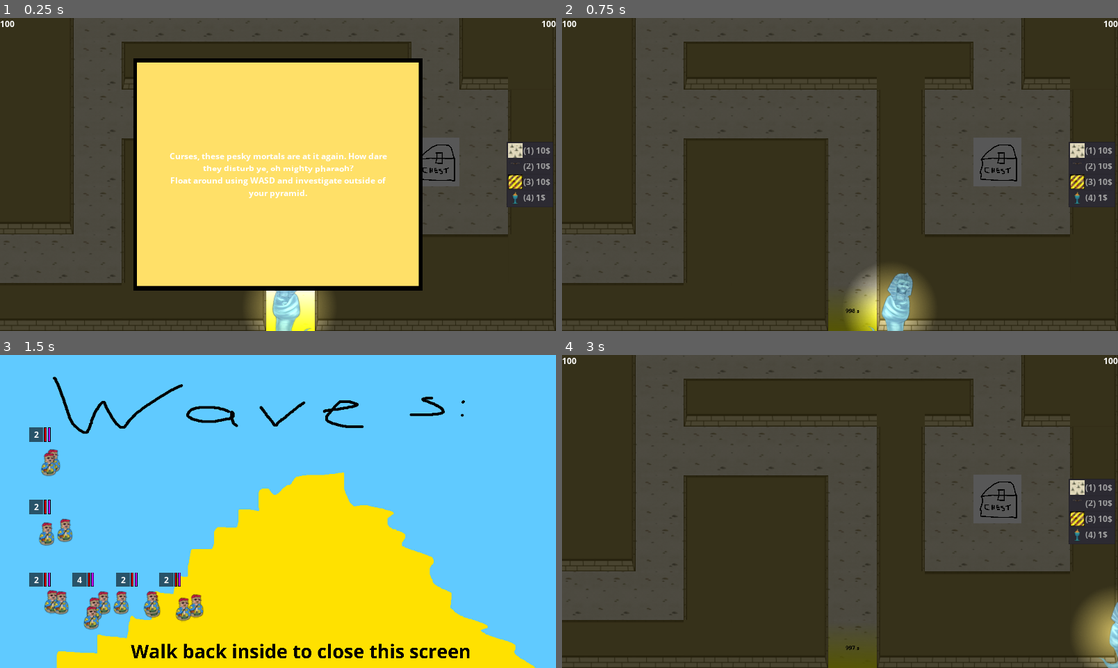
Above: before the commit, frames 1-4 (two rows, left to right).
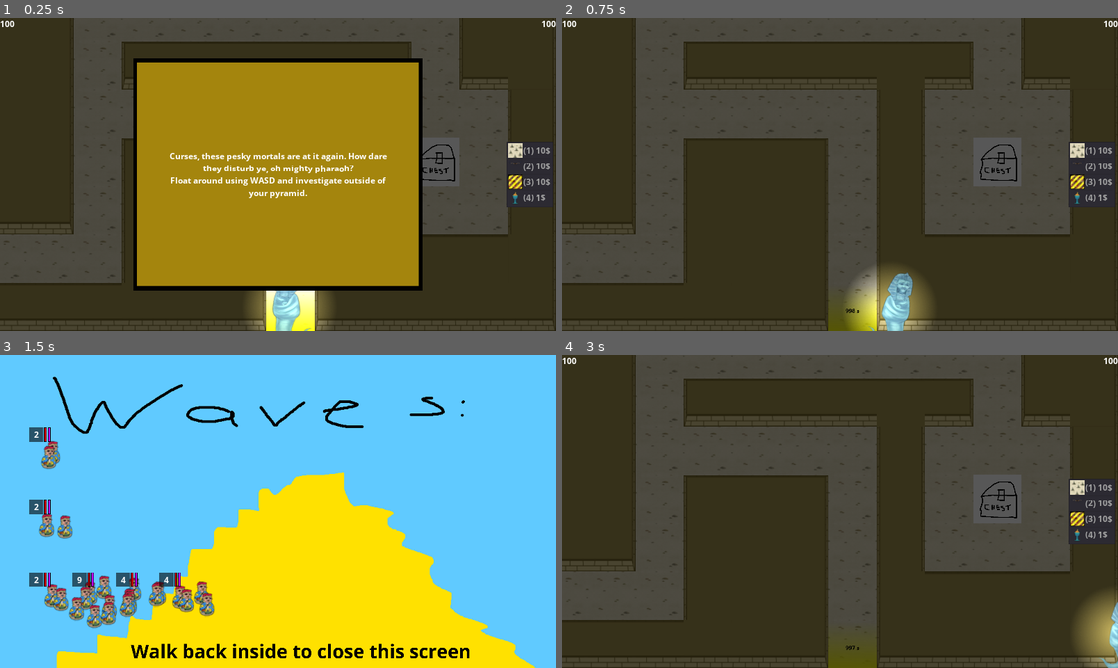
Above: after the commit, the same moments.

Repository: Solid-Squid-Contingent/LD-48
Game: Godot game, scene res://scenes/Game.tscn
The game is run twice, just before and just after one commit, with the same random seed, the same clock (stepped at 60 frames per second) and the same inputs.
Inputs (mouse positions are in pixels of both pictures, inside the frame that each line leads up to):
- Up to frame 1 (0.25 s): no input
- Up to frame 2 (0.75 s): tap Enter at 0.5 s; move the mouse to (962, 158) at 0.52 s; press the mouse at (962, 158) at 0.53 s; hold D (right) from 0.53 s (still down)
- Up to frame 3 (1.5 s): move the mouse to (166, 527) at 1.27 s; release D (right) at 1.28 s; release the mouse at (166, 527) at 1.28 s; hold S (down) from 1.28 s (still down); right-click (166, 527) at 1.35 s
- Up to frame 4 (3 s): tap Space at 2 s; move the mouse to (895, 442) at 2.02 s; release S (down) at 2.03 s; hold D (right) 2.03-2.78 s; tap 1 at 2.1 s; move the mouse to (812, 574) at 2.77 s; hold W (up) from 2.78 s (still down); tap 9 at 2.85 s; click (812, 574) at 2.92 s

The runs differ from the first frame. In frame 1, 36% of the frame differs, in the area x 24-76%, y 14-86%; in frame 2, nothing differs; in frame 3, 3.4%; in frame 4, nothing differs.

Commit message:
Various small things

Diff:
--- a/scenes/Enemy.tscn
+++ b/scenes/Enemy.tscn
@@ -6,6 +6,7 @@
 [ext_resource path="res://resources/graphics/enemies/BraveryFull.png" type="Texture" id=4]
 [ext_resource path="res://resources/graphics/enemies/BraveryEmpty.png" type="Texture" id=5]
 [ext_resource path="res://resources/graphics/enemies/HealthEmpty.png" type="Texture" id=6]
+[ext_resource path="res://scenes/EnemyCollisionShape.tscn" type="PackedScene" id=7]
 
 [sub_resource type="StyleBoxFlat" id=1]
 bg_color = Color( 0, 0, 0, 0.588235 )
@@ -82,6 +83,8 @@
 wait_time = 0.5
 one_shot = true
 
+[node name="CollisionShape2D" parent="." instance=ExtResource( 7 )]
+
 [connection signal="input_event" from="." to="." method="_on_Enemy_input_event"]
 [connection signal="area_entered" from="MergeArea" to="." method="_on_MergeArea_area_entered"]
 [connection signal="area_exited" from="MergeArea" to="." method="_on_MergeArea_area_exited"]
--- a/scenes/EnemyCollisionShape.tscn
+++ b/scenes/EnemyCollisionShape.tscn
@@ -1,7 +1,8 @@
 [gd_scene load_steps=2 format=2]
 
-[sub_resource type="CircleShape2D" id=1]
-radius = 20.0673
+[sub_resource type="CapsuleShape2D" id=1]
+radius = 27.974
+height = 37.0751
 
 [node name="CollisionShape2D" type="CollisionShape2D"]
 shape = SubResource( 1 )
--- a/scripts/Enemy.gd
+++ b/scripts/Enemy.gd
@@ -268,7 +268,7 @@
 		var sprite = Sprite.new()
 		sprite.texture = load("res://resources/graphics/enemies/" + groupStats.texturePath)
 		sprite.position = Vector2(rand_range(-1, 1) * mult,
-								(rand_range(-0.9, 0.9) + i) * mult / individualStats.size())
+								(rand_range(-0.4, 0.4) + i - individualStats.size()/2) * mult / individualStats.size())
 		sprite.region_enabled = true
 		sprite.region_rect.size = sprite.texture.get_size()/2
 		sprite.scale = Vector2(0.2, 0.2)
--- a/scripts/EnemySpawner.gd
+++ b/scripts/EnemySpawner.gd
@@ -97,7 +97,7 @@
 			var typeIndex = randi() % enemyTypesUsed.size()
 			type = enemyTypesUsed[typeIndex]
 
-		for _u in range(rand_range(2,5) + addedGroupSize):
+		for _u in range(rand_range(2,10) + addedGroupSize):
 			if type:
 				enemy.individualStats.append(type.duplicate())
 			else:
--- a/scripts/Game.gd
+++ b/scripts/Game.gd
@@ -18,6 +18,7 @@
 
 	"""Hahahaha, this will show them not to mess with the gods above. Or with you, for that matter.
 Right-click the countdown on the entrance to the pyramid to make enemies appear immediately and watch them DIE.""",
+	["Spikes", "bodyExitedSpikes"],
 	["Spikes", "bodyExitedSpikes"],
 	0.5,
 
--- a/scripts/TreasureChamber.gd
+++ b/scripts/TreasureChamber.gd
@@ -1,6 +1,6 @@
 extends Sprite
 
-var layout
+var layout = null
 var layoutIndex
 
 const stairDownTexture = preload("res://resources/graphics/misc/stairsDown.png")
@@ -11,28 +11,26 @@
 var pairedStair = null
 
 func updateTexture():
-	var i = 0
-	for l in get_tree().get_nodes_in_group("Layout"):
-		if l.get_parent() == get_parent():
-			layoutIndex = i
-			layout = l
-			break
-		i += 1
+	if !layout:
+		var i = 0
+		for l in get_tree().get_nodes_in_group("Layout"):
+			if l.get_parent() == get_parent():
+				layoutIndex = i
+				layout = l
+				break
+			i += 1
 
-	if pairedStair:
-		pairedStair.queue_free()
-		pairedStair = null
-
-	layout.addItem(self)
+		layout.addItem(self)
 
 	if layoutIndex == get_tree().get_nodes_in_group("Layout").size() - 1:
 		texture = chestTexture
 	else:
 		texture = stairDownTexture
-		pairedStair = stairsUpScene.instance()
-		pairedStair.position = position
-		get_tree().get_nodes_in_group("PyramidLevel")[layoutIndex+1].add_child(pairedStair)
-		get_tree().get_nodes_in_group("Layout")[layoutIndex+1].addItem(pairedStair)
+		if !pairedStair:
+			pairedStair = stairsUpScene.instance()
+			pairedStair.position = position
+			get_tree().get_nodes_in_group("PyramidLevel")[layoutIndex+1].add_child(pairedStair)
+			get_tree().get_nodes_in_group("Layout")[layoutIndex+1].addItem(pairedStair)
 
 func unremoveable():
 	return true
Binary file changed: resources/graphics/ui/textbox.png
Not shown: 1 places in scenes/Enemy.tscn that only renumber resources
